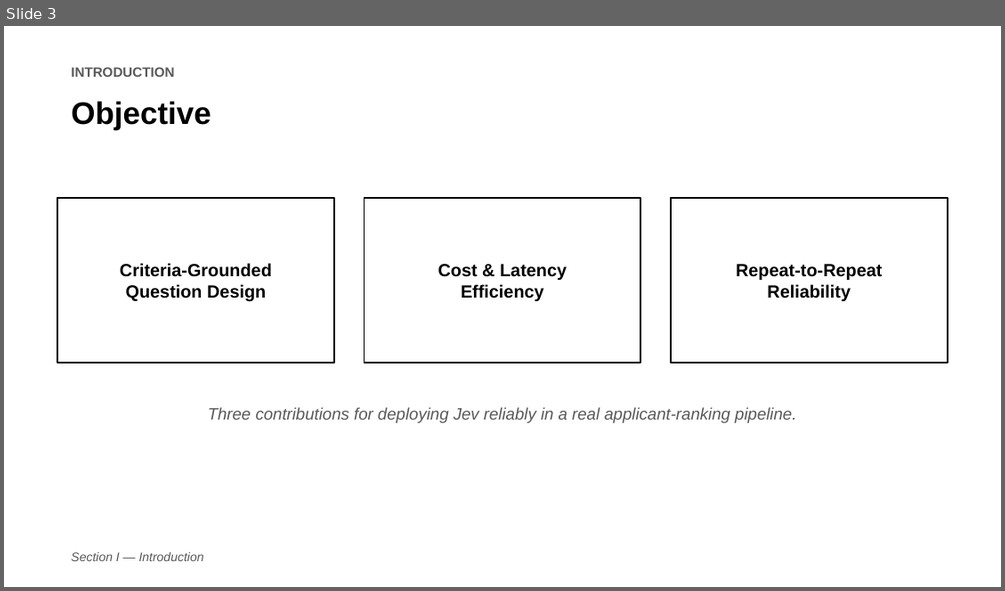
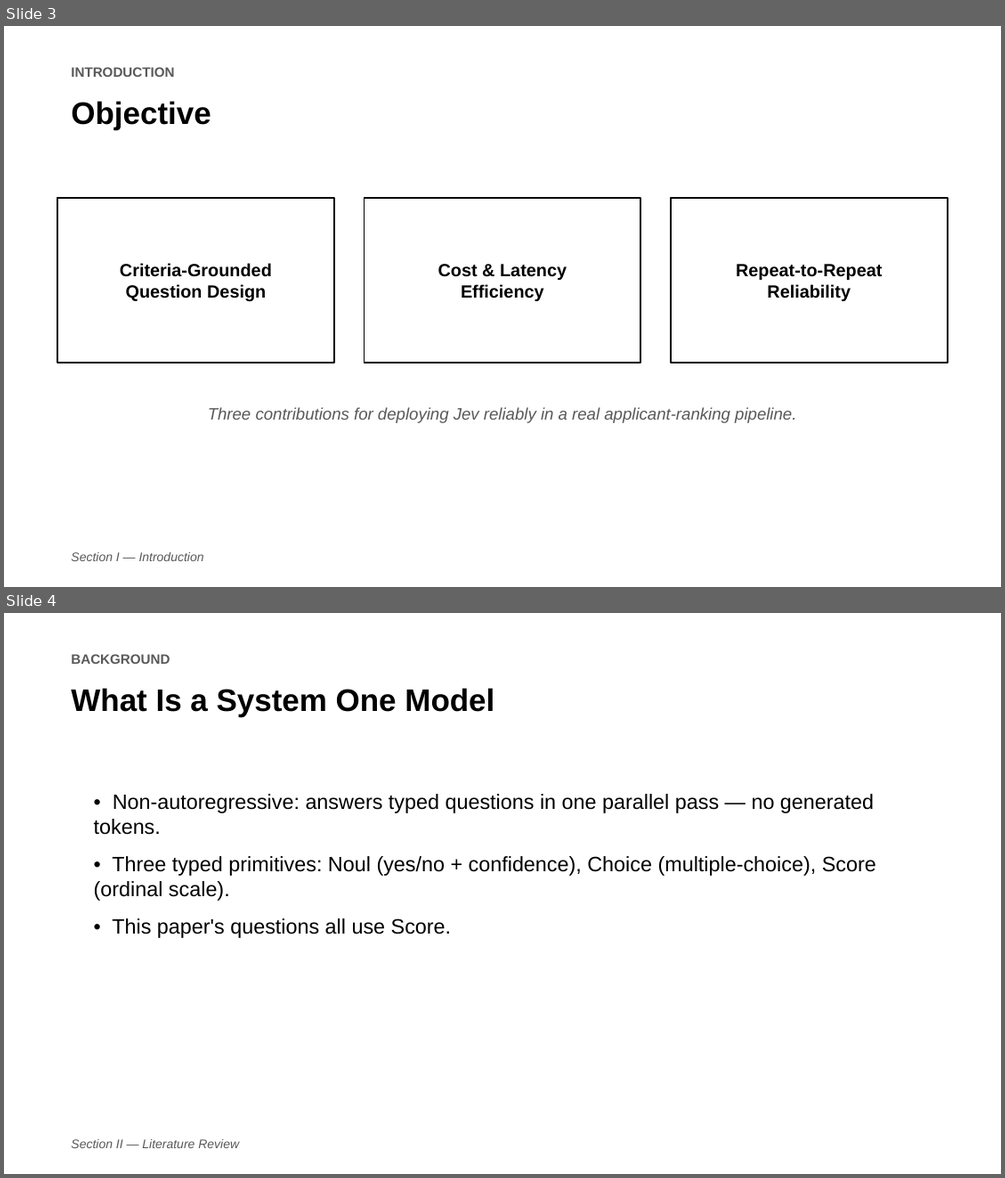
Before and after one commit to jessieangelicauni/hire-rank, a slide deck: docs/presentation/icaides2026_jev.pptx. Shown one above the other, each under a label of ours: slide 3 before the commit, slides 3 and 4 after it. The pictures are 1005x591 and 1005x1178 pixels, drawn with LibreOffice and Linux fonts; fonts in the diff are those of the drawing. Boxes give left, top, right and bottom in pixels: in the first picture for what was removed or moved away, otherwise in the second. Text is boxed around its words. In the diff, an @@ line names an element or a change of style, - is before the commit and + after.

```diff
--- a/docs/presentation/icaides2026_jev.pptx
+++ b/docs/presentation/icaides2026_jev.pptx
@@ slide 4 added at [4,613,1001,1174], background #FFFFFF @@
@@ text added at [71,654,170,664], 13 pt, text #595959, bold @@
+BACKGROUND
@@ text added at [71,688,494,717], 30 pt, text #000000, bold @@
+What Is a System One Model
@@ text added at [94,794,876,938], 20 pt, text #000000 @@
+• Non-autoregressive: answers typed questions in one parallel pass — no generated tokens.
+• Three typed primitives: Noul (yes/no + confidence), Choice (multiple-choice), Score (ordinal scale).
+• This paper's questions all use Score.
@@ text added at [71,1139,239,1148], 12 pt, text #595959, italic @@
+Section II — Literature Review
```
Also in this commit, not shown: 2 other slides added, 1 other file.
